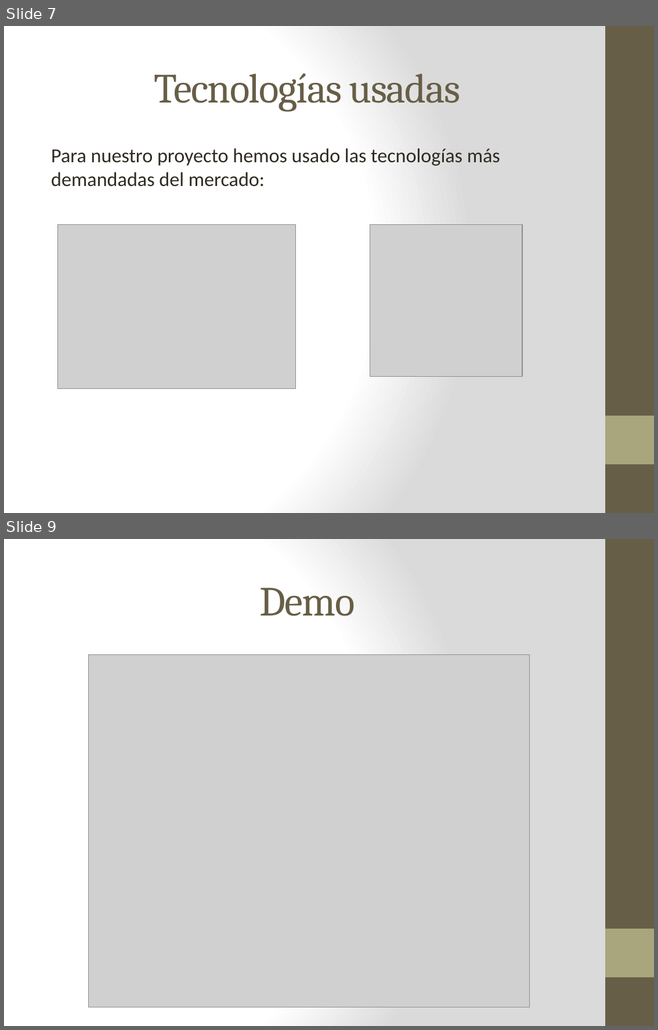
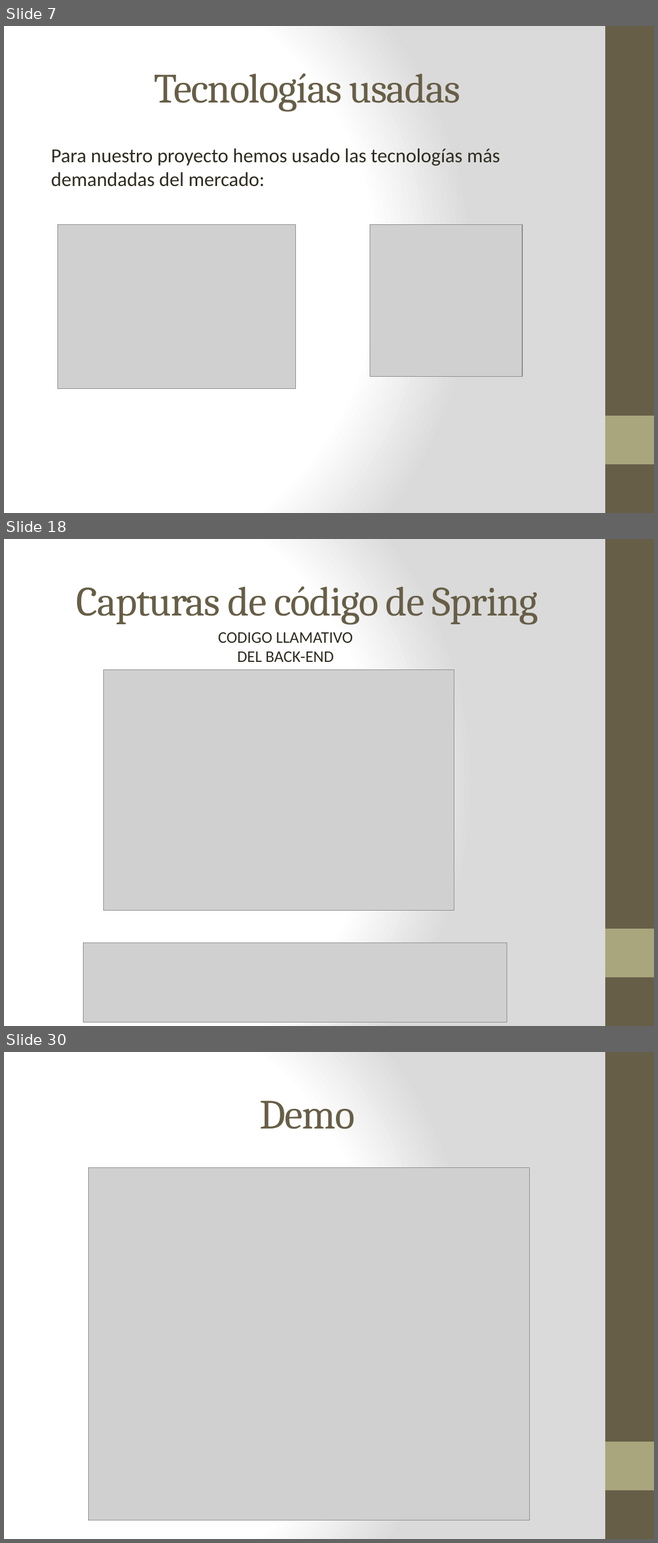
Before and after one commit to diegoozky/TFG, a slide deck: TFG-FIVE STAR.pptx. Shown one above the other, each under a label of ours: slides 7 and 9 before the commit, slides 7, 18 and 30 after it; the slides between them are not shown. The pictures are 658x1030 and 658x1543 pixels, drawn with LibreOffice and Linux fonts; fonts in the diff are those of the drawing; grey boxes stand for pictures. Boxes give left, top, right and bottom in pixels: in the first picture for what was removed or moved away, otherwise in the second. Text is boxed around its words. In the diff, an @@ line names an element or a change of style, - is before the commit and + after.

```diff
--- a/TFG-FIVE STAR.pptx
+++ b/TFG-FIVE STAR.pptx
@@ slide 18 added at [4, 539, 654, 1026], background gradient #FFFFFF to #DADADA; not listed: 2 template elements that a slide beside it also shows @@
@@ title added at [76, 587, 538, 624], 46 pt, text #675E47 @@
+Capturas de código de Spring
@@ text added at [218, 632, 353, 662], 18 pt, text #2F2B20 @@
+CODIGO LLAMATIVO DEL BACK-END
@@ picture added at [104, 669, 454, 911] @@
@@ picture added at [83, 943, 507, 1023] @@
@@ what was slide 9 is now slide 30 @@
```
Also in this commit, not shown: 1 slide changed, 20 other slides added, 27 other files.
